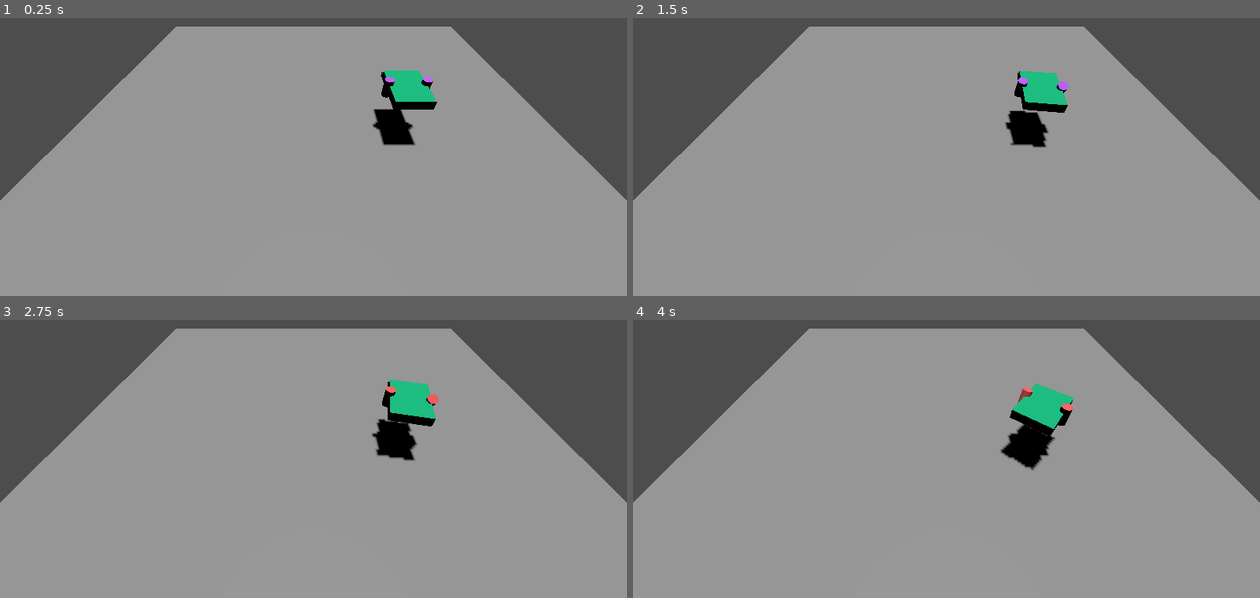
Above: before the commit, frames 1-4 (two rows, left to right).
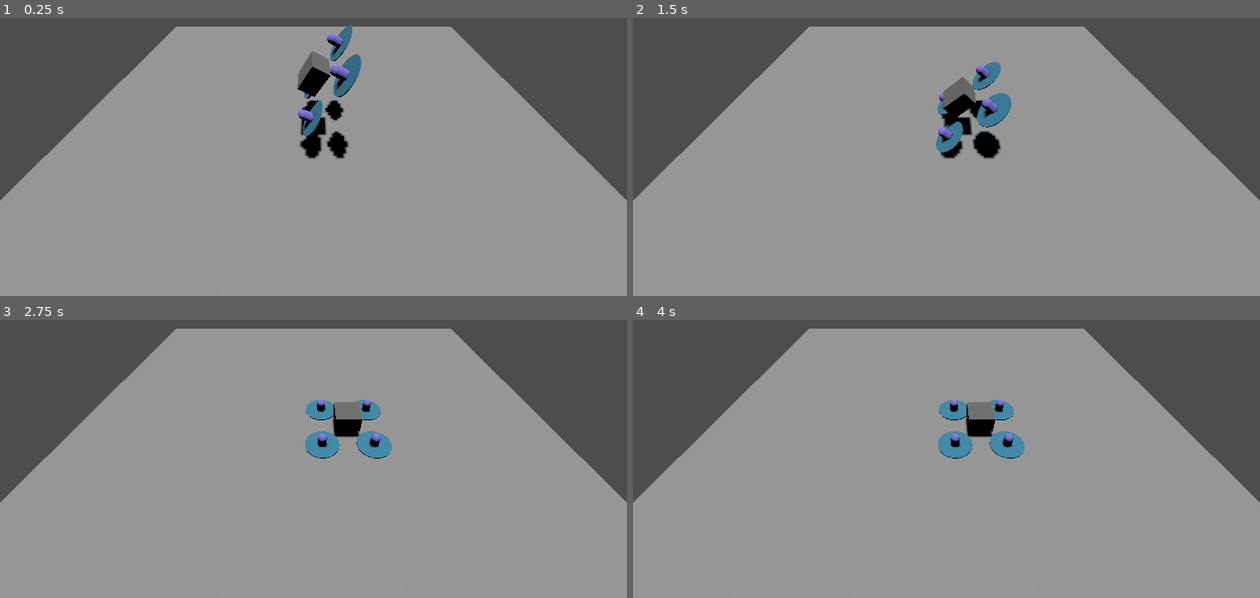
Above: after the commit, the same moments.

Repository: niqzart/godot-tiltrotor
Game: Godot game, scene res://scenes/main/main.tscn
Same seed, same stepped clock (60 frames per second), same inputs: the game is played once before the commit and once after it.
Inputs:
- Up to frame 1 (0.25 s): no input
- Up to frame 2 (1.5 s): hold Keypad 4 (right_rotor_collective_backwards) 0.53-1.28 s; tap Space (enable_pid) at 0.6, 1.35 s; hold A (left_rotor_collective_backwards) from 1.28 s (still down)
- Up to frame 3 (2.75 s): release A (left_rotor_collective_backwards) at 2.03 s; hold Keypad 4 (right_rotor_collective_backwards) from 2.03 s (still down); tap Space (enable_pid) at 2.1 s
- Up to frame 4 (4 s): release Keypad 4 (right_rotor_collective_backwards) at 2.78 s; hold D (left_rotor_collective_forwards) 2.78-3.53 s; tap Space (enable_pid) at 2.85, 3.6 s; hold A (left_rotor_collective_backwards) from 3.53 s (still down)

The runs differ from the first frame. In frame 1, 4.2% of the frame differs, in the area x 47-70%, y 2-51%; in frame 2, 4.2%, in the area x 48-70%, y 15-51%; in frame 3, 3.6%; in frame 4, 3.7%.

Commit message:
feat: modular propeller (hitbox test)

Diff:
--- /dev/null
+++ b/scenes/aircraft/components/propeller/propeller.gd
@@ -0,0 +1,25 @@
+extends RigidBody3D
+
+
+var rigid_body: RigidBody3D
+
+
+func _attach_to_parent() -> void:
+    var parent = self.get_parent()
+    if not is_instance_of(parent, RigidBody3D):
+        push_warning("Invalid parent, skipping attachment process")
+        self.rigid_body = self
+        return
+
+    self.rigid_body = parent
+
+    for child_node in self.get_children():
+        child_node.call_deferred("reparent", self.rigid_body)
+
+    self.freeze = true
+
+    # TODO: move parent's center of gravity & update the mass based on the rigid body
+
+
+func _ready() -> void:
+    self._attach_to_parent()
--- /dev/null
+++ b/scenes/aircraft/components/propeller/propeller.tscn
@@ -0,0 +1,41 @@
+[gd_scene load_steps=8 format=3 uid="uid://dqrra2qc2dtll"]
+
+[ext_resource type="Script" uid="uid://chjcr0udod7d3" path="res://scenes/aircraft/components/propeller/propeller.gd" id="1_kstgw"]
+
+[sub_resource type="CapsuleShape3D" id="CapsuleShape3D_xshw0"]
+
+[sub_resource type="StandardMaterial3D" id="StandardMaterial3D_kstgw"]
+albedo_color = Color(0.52634907, 0.47540963, 0.9123886, 1)
+
+[sub_resource type="CapsuleMesh" id="CapsuleMesh_5fawr"]
+material = SubResource("StandardMaterial3D_kstgw")
+
+[sub_resource type="CylinderShape3D" id="CylinderShape3D_4wn4f"]
+height = 0.1
+radius = 2.0
+
+[sub_resource type="StandardMaterial3D" id="StandardMaterial3D_er0rx"]
+albedo_color = Color(0.234, 0.5251999, 0.65, 1)
+
+[sub_resource type="CylinderMesh" id="CylinderMesh_i6ia8"]
+material = SubResource("StandardMaterial3D_er0rx")
+top_radius = 2.0
+bottom_radius = 2.0
+height = 0.1
+
+[node name="Propeller" type="RigidBody3D"]
+script = ExtResource("1_kstgw")
+
+[node name="Shaft" type="CollisionShape3D" parent="."]
+shape = SubResource("CapsuleShape3D_xshw0")
+
+[node name="ShaftMesh" type="MeshInstance3D" parent="Shaft"]
+mesh = SubResource("CapsuleMesh_5fawr")
+skeleton = NodePath("../..")
+
+[node name="Blades" type="CollisionShape3D" parent="."]
+transform = Transform3D(1, 0, 0, 0, 1, 0, 0, 0, 1, 0, 0.6, 0)
+shape = SubResource("CylinderShape3D_4wn4f")
+
+[node name="BladesMesh" type="MeshInstance3D" parent="Blades"]
+mesh = SubResource("CylinderMesh_i6ia8")
--- /dev/null
+++ b/scenes/aircraft/quadcopter/quadcopter.tscn
@@ -0,0 +1,35 @@
+[gd_scene load_steps=5 format=3 uid="uid://sb2l46r6bdwo"]
+
+[ext_resource type="PackedScene" uid="uid://dqrra2qc2dtll" path="res://scenes/aircraft/components/propeller/propeller.tscn" id="2_qc8jv"]
+
+[sub_resource type="BoxShape3D" id="BoxShape3D_gxlkk"]
+size = Vector3(3, 2, 3)
+
+[sub_resource type="StandardMaterial3D" id="StandardMaterial3D_qc8jv"]
+albedo_color = Color(0.42365056, 0.42365068, 0.42365035, 1)
+
+[sub_resource type="BoxMesh" id="BoxMesh_e2qum"]
+material = SubResource("StandardMaterial3D_qc8jv")
+size = Vector3(3, 2, 3)
+
+[node name="Quadcopter" type="RigidBody3D"]
+center_of_mass_mode = 1
+
+[node name="Frame" type="CollisionShape3D" parent="."]
+shape = SubResource("BoxShape3D_gxlkk")
+
+[node name="FrameMesh" type="MeshInstance3D" parent="Frame"]
+mesh = SubResource("BoxMesh_e2qum")
+skeleton = NodePath("../..")
+
+[node name="PropellerForwardLeft" parent="." instance=ExtResource("2_qc8jv")]
+transform = Transform3D(1, 0, 0, 0, 1, 0, 0, 0, 1, -3, 1, -3)
+
+[node name="PropellerForwardRight" parent="." instance=ExtResource("2_qc8jv")]
+transform = Transform3D(1, 0, 0, 0, 1, 0, 0, 0, 1, 3, 1, -3)
+
+[node name="PropellerBackLeft" parent="." instance=ExtResource("2_qc8jv")]
+transform = Transform3D(1, 0, 0, 0, 1, 0, 0, 0, 1, -3, 1, 3)
+
+[node name="PropellerBackRight" parent="." instance=ExtResource("2_qc8jv")]
+transform = Transform3D(1, 0, 0, 0, 1, 0, 0, 0, 1, 3, 1, 3)
--- a/scenes/main/main.tscn
+++ b/scenes/main/main.tscn
@@ -1,7 +1,7 @@
 [gd_scene load_steps=3 format=3 uid="uid://cvnj0bdol3rlc"]
 
 [ext_resource type="PackedScene" uid="uid://bv6x4r0uycd41" path="res://scenes/floor/floor.tscn" id="1_hyk8p"]
-[ext_resource type="PackedScene" uid="uid://bujeg7y8j3lvf" path="res://scenes/tiltrotor/tiltrotor.tscn" id="2_iuonh"]
+[ext_resource type="PackedScene" uid="uid://sb2l46r6bdwo" path="res://scenes/aircraft/quadcopter/quadcopter.tscn" id="3_k2fmo"]
 
 [node name="Main" type="Node"]
 
@@ -18,5 +18,5 @@
 [node name="Camera3D" type="Camera3D" parent="CameraPivot"]
 size = 12.458
 
-[node name="Tiltrotor" parent="." instance=ExtResource("2_iuonh")]
-transform = Transform3D(1, 0, 0, 0, 1, 0, 0, 0, 1, 10, 5, 0)
+[node name="Quadcopter" parent="." instance=ExtResource("3_k2fmo")]
+transform = Transform3D(-0.50000006, 0.86602545, 0, -0.86602545, -0.50000006, 0, 0, 0, 1, 0, 7, 0)
Not shown, added: scenes/aircraft/components/propeller/propeller.gd.uid
